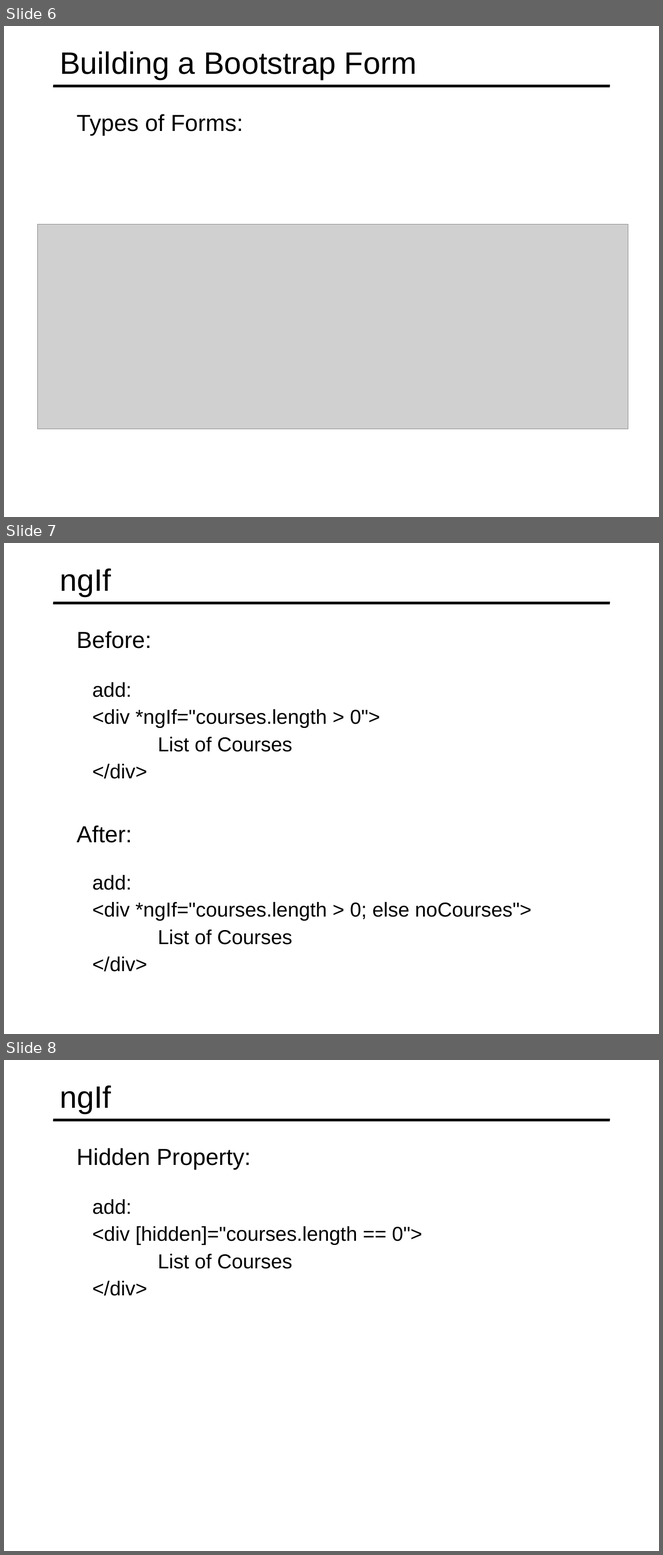
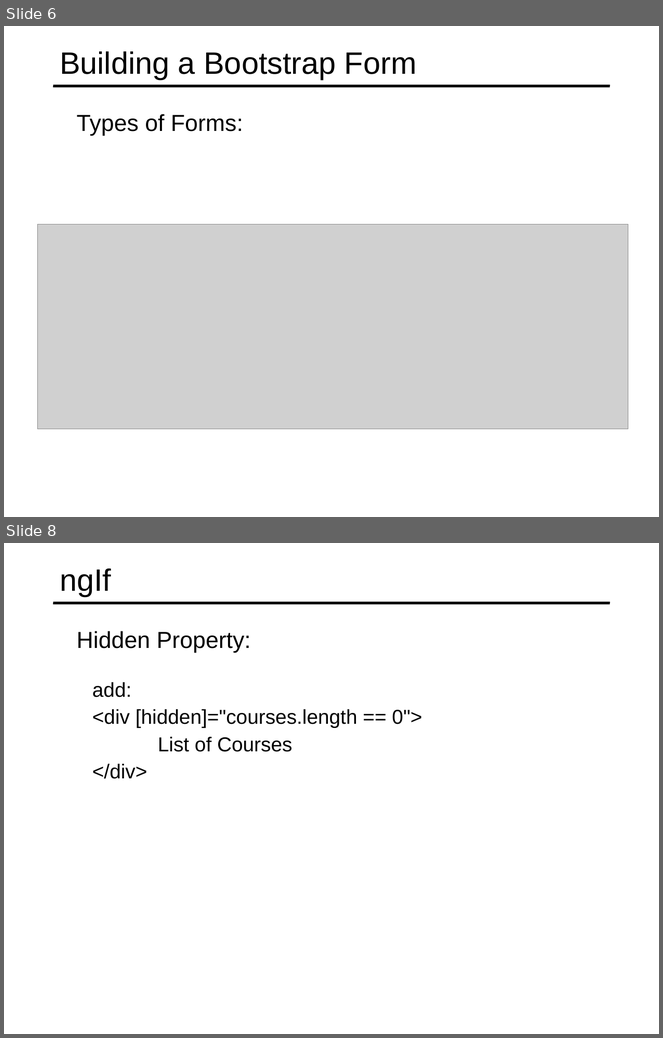
Before and after one commit to specter01wj/Jago_Link_Training, a slide deck: Angular/Angular7/Angular Advanced Course/Essentials/5.Template-driven Forms/L5_Template-driven Forms.ppt. Shown one above the other, each under a label of ours: slides 6, 7 and 8 before the commit, slides 6 and 8 after it; the slides between them are not shown. The pictures are 663x1555 and 663x1038 pixels, drawn with LibreOffice and Linux fonts; fonts in the diff are those of the drawing; grey boxes stand for pictures. Boxes give left, top, right and bottom in pixels: in the first picture for what was removed or moved away, otherwise in the second. Text is boxed around its words. In the diff, an @@ line names an element or a change of style, - is before the commit and + after.

Commit message:
10/15/2019 v1

```diff
--- a/Angular/Angular7/Angular Advanced Course/Essentials/5.Template-driven Forms/L5_Template-driven Forms.ppt
+++ b/Angular/Angular7/Angular Advanced Course/Essentials/5.Template-driven Forms/L5_Template-driven Forms.ppt
@@ slide 7 removed at [4, 543, 659, 1034], background #FFFFFF; not listed: 1 template element that a slide beside it also shows @@
@@ title removed at [60, 568, 111, 596] @@
-ngIf
@@ text removed at [77, 631, 152, 649] @@
-  Before:
@@ text removed at [92, 682, 380, 779] @@
-  add:
-  <div *ngIf="courses.length > 0">
-  List of Courses
-  </div>
@@ text removed at [77, 825, 132, 843] @@
-  After:
@@ text removed at [92, 875, 532, 972] @@
-  add:
-  <div *ngIf="courses.length > 0; else noCourses">
-  List of Courses
-  </div>
```
Also in this commit, not shown: 1 slide added.
